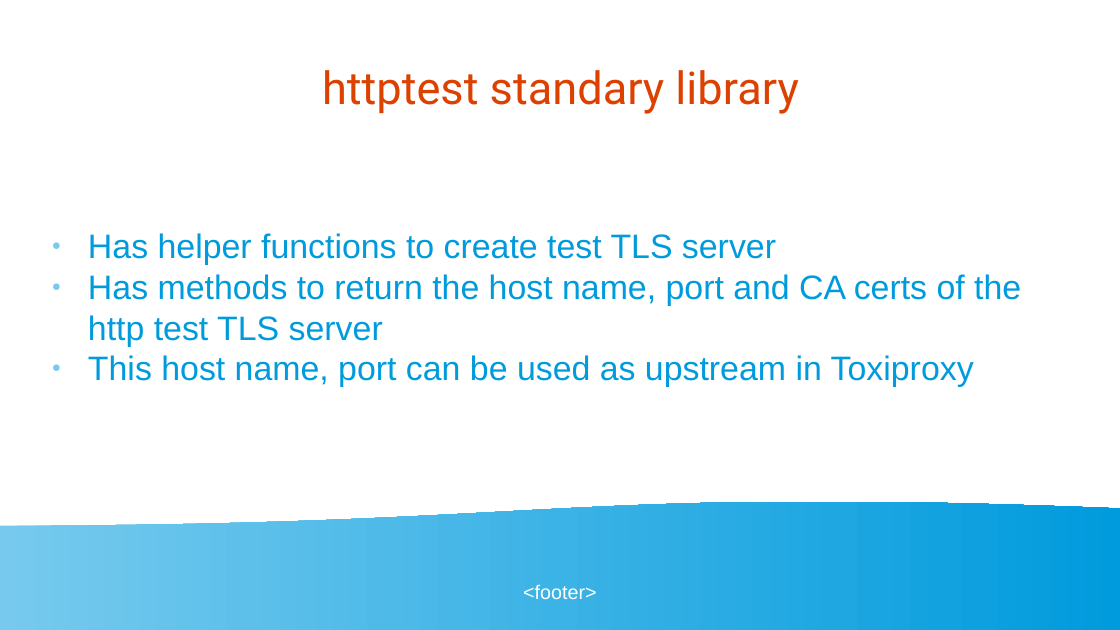
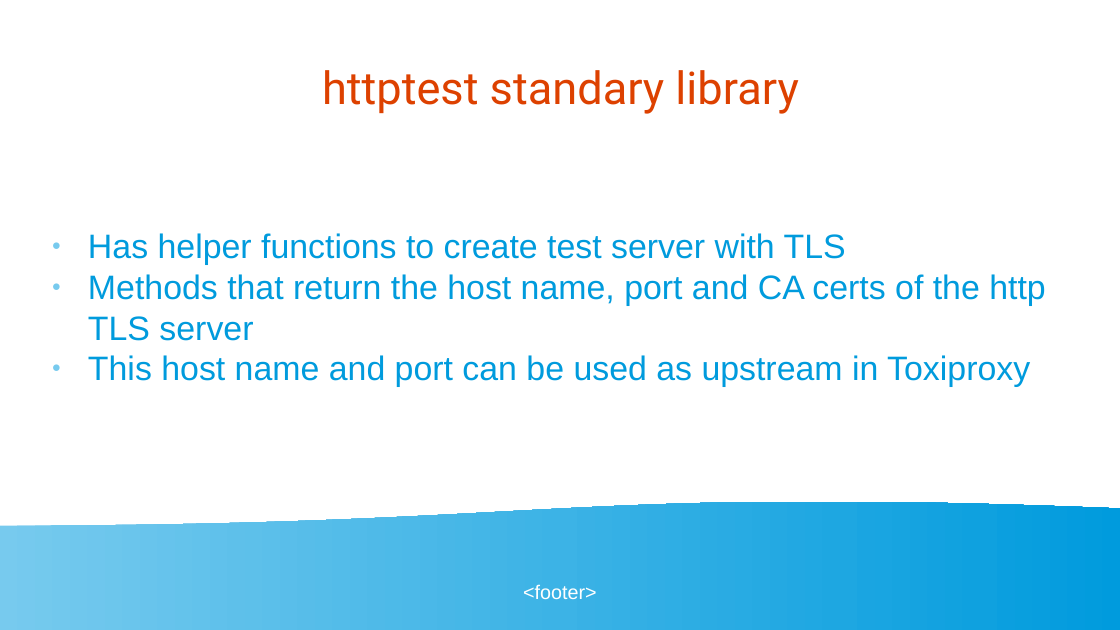
Before and after one commit to golangbot/gophercon-uk-2025-talk, a slide deck: slide 29 of Presentation.odp. Drawn at 1120x630 pixels with LibreOffice and Linux fonts; fonts in the diff are those of the drawing. Boxes give left, top, right and bottom in pixels: in the first picture for what was removed or moved away, otherwise in the second. Text is boxed around its words. In the diff, an @@ line names an element or a change of style, - is before the commit and + after.

```diff
--- a/Presentation.odp
+++ b/Presentation.odp
@@ text at bbox=[88, 233, 1045, 387]: text changed @@
-● Has helper functions to create test TLS server
-● Has methods to return the host name, port and CA certs of the http test TLS server
-● This host name, port can be used as upstream in Toxiproxy
+● Has helper functions to create test server with TLS
+● Methods that return the host name, port and CA certs of the http TLS server
+● This host name and port can be used as upstream in Toxiproxy
```
Also in this commit, not shown: 6 other slides changed, 2 other files.
